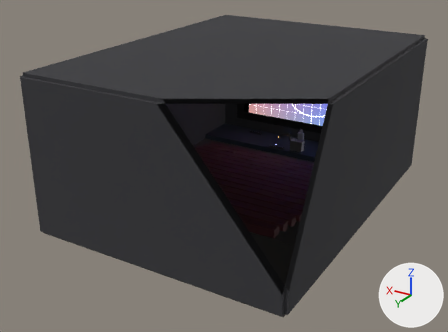
The Blender file venue.blend, before and after one commit.
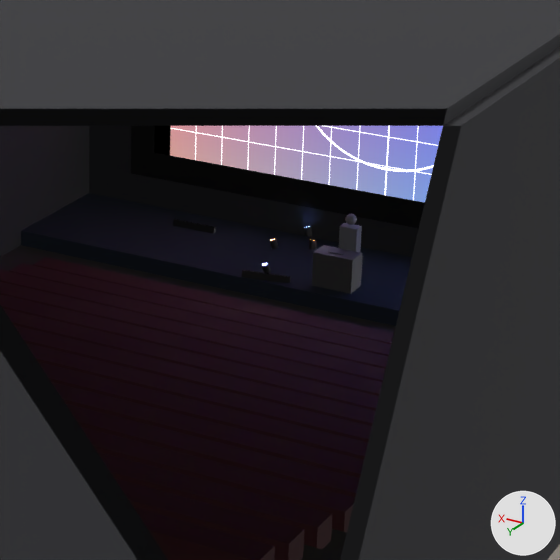
Each version is shown whole from a camera (50 mm lens) standing at (-17.1, 39.3, 16.8) and looking at (0.8, 9.5, 1.9), then close up on the part from 45% to 81% of the width and 20% to 69% of the height. Arrows for +X, +Y and +Z are at lower right; the lights stay in place. The first two pictures are the older version. Everything nearer to the camera than a plane just in front of the edit is cut away.

Names of what the first close-up shows: 'CEILING', 'MASK_bottom', 'ROW_07', 'ROW_08', 'ROW_10', 'ROW_11', 'SCREEN', 'STAGE', 'WALL_back', 'WALL_left', 'WALL_right', 'WALL_screen' and 25 more.
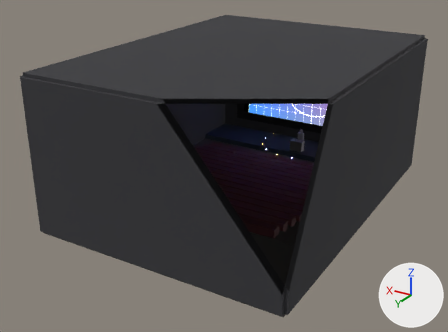
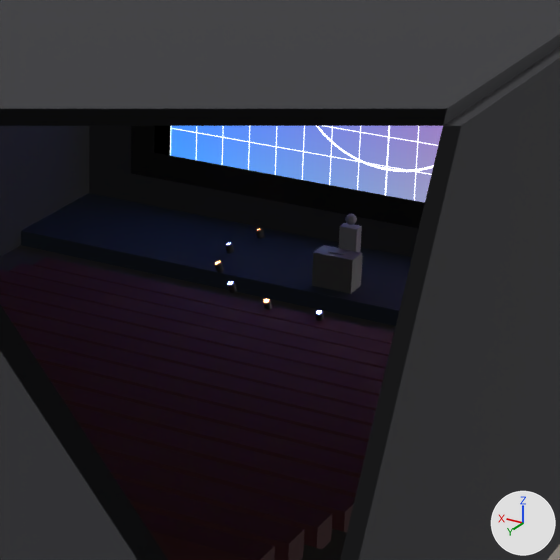
Not drawn themselves, but carrying or shaping drawn objects: ob_par_02, ob_par_03, ob_par_04, ob_par_05, ob_par_06, ob_par_07, ob_bar_03.

Patch to the scene script:
```diff
--- a/venue.blend.py
+++ b/venue.blend.py
@@ me_screen @@
 me_screen.from_pydata(...)  # 4 vertices, 1 face; spans x -5.75..5.75, y -1.78, z 1.3..7.3
 # used by ob_screen; location = (0.0, 0.0, 0.0)
+# me_screen part 1: texture (UV) coordinates of 1 of 1 face, centred in x 0.0, y -1.78, z 4.3, changed; they spanned u 0.0..1.0, v 0.0..1.0 and now span u 0.0..1.0, v 0.0..1.0
 me_screen.materials.append(mat_screen)
@@ ob_par_02 @@
 ob_par_02 = bpy.data.objects.new('PAR_02', None)
-ob_par_02.location = (-2.074, -1.639, 0.18)
+ob_par_02.location = (2.577, -0.961, 0.18)
 ob_par_02.rotation_euler = (0.349, 0.0, -1.047)  # degrees (20, 0, -60)
@@ ob_par_03 @@
 ob_par_03 = bpy.data.objects.new('PAR_03', None)
-ob_par_03.location = (-2.369, -0.539, 0.18)
+ob_par_03.location = (2.743, 0.196, 0.18)
 ob_par_03.rotation_euler = (0.349, 0.0, -1.571)  # degrees (20, 0, -90)
@@ ob_par_04 @@
 ob_par_04 = bpy.data.objects.new('PAR_04', None)
-ob_par_04.location = (-1.854, 0.875, 0.18)
+ob_par_04.location = (2.414, 1.318, 0.18)
 ob_par_04.rotation_euler = (0.349, 0.0, -2.269)  # degrees (20, 0, -130)
@@ ob_par_05 @@
 ob_par_05 = bpy.data.objects.new('PAR_05', None)
-ob_par_05.location = (1.516, 0.875, 0.18)
-ob_par_05.rotation_euler = (0.349, 0.0, 2.269)  # degrees (20, 0, 130)
+ob_par_05.location = (1.648, 2.201, 0.18)
+ob_par_05.rotation_euler = (0.349, 0.0, 2.499)  # degrees (20, 0, 143)
@@ ob_par_06 @@
 ob_par_06 = bpy.data.objects.new('PAR_06', None)
-ob_par_06.location = (2.031, -0.539, 0.18)
-ob_par_06.rotation_euler = (0.349, 0.0, 1.571)  # degrees (20, 0, 90)
+ob_par_06.location = (0.585, 2.687, 0.18)
+ob_par_06.rotation_euler = (0.349, 0.0, 2.927)  # degrees (20, 0, 168)
@@ ob_par_07 @@
 ob_par_07 = bpy.data.objects.new('PAR_07', None)
-ob_par_07.location = (1.736, -1.639, 0.18)
-ob_par_07.rotation_euler = (0.349, 0.0, 1.047)  # degrees (20, 0, 60)
+ob_par_07.location = (-0.585, 2.687, 0.18)
+ob_par_07.rotation_euler = (0.349, 0.0, -2.927)  # degrees (20, 0, -168)
@@ ob_bar_03 @@
 ob_bar_03 = bpy.data.objects.new('BAR_03', None)
-ob_bar_03.location = (1.422, 1.052, 0.07)
-ob_bar_03.rotation_euler = (0.175, 0.0, 0.0)  # degrees (10, 0, 0)
+ob_bar_03.location = (-2.577, -0.961, 0.07)
+ob_bar_03.rotation_euler = (-0.103, 0.141, 2.865)  # degrees (-5.9, 8.1, 164)
```

Pixel boxes [x1, y1, x2, y2] of what changed, in the close-ups (560 x 560 px):
'BAR_03_body', moved, turned (not visible afterwards)
    before: [242, 270, 291, 283]
'PAR_05_body', moved, turned
    before: [261, 262, 271, 273]
    after: [227, 281, 237, 293]
'PAR_06_body', moved, turned
    before: [269, 238, 279, 249]
    after: [263, 298, 272, 309]
'PAR_07_body', moved, turned
    before: [304, 226, 312, 236]
    after: [315, 310, 324, 321]
'PAR_04_body', moved (not visible before)
    after: [214, 261, 224, 273]
'PAR_03_body', moved (not visible before)
    after: [225, 243, 234, 254]
'PAR_02_body', moved (not visible before)
    after: [256, 229, 265, 239]
part 1 of me_screen, surface changed
    both: [166, 126, 443, 203]
